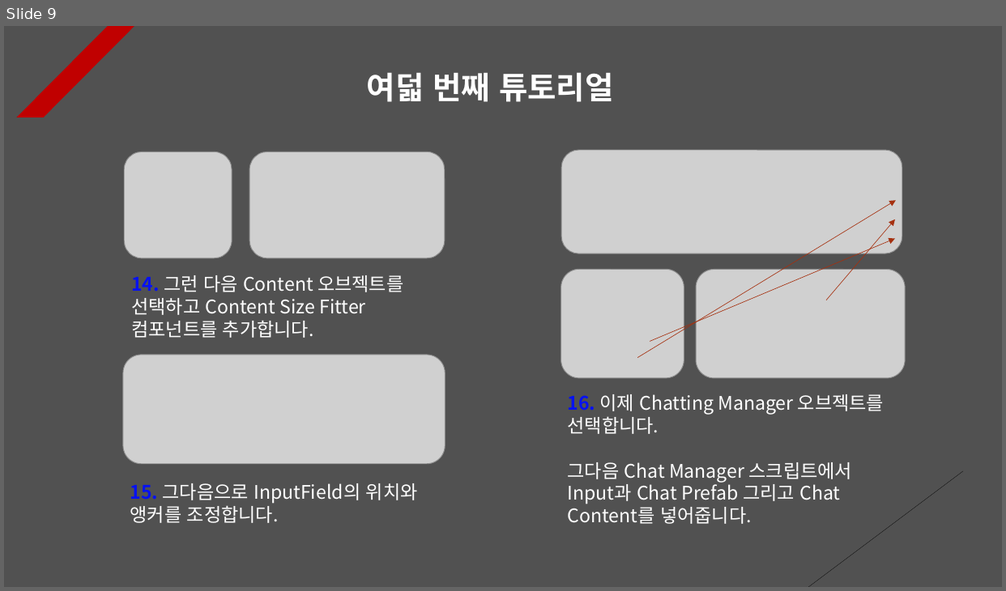
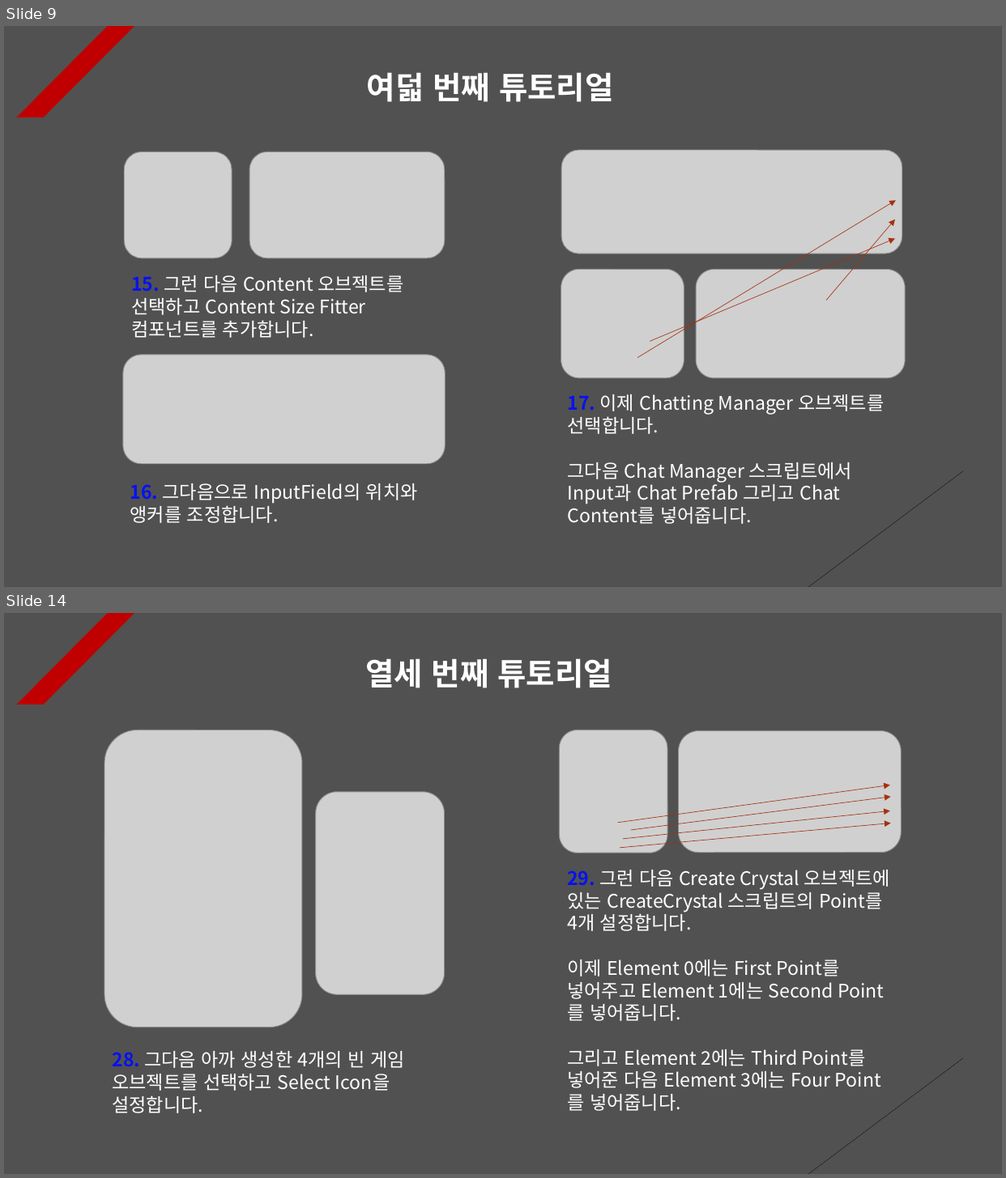
Before and after one commit to Unity2033/3D-UnityEngine, a slide deck: Assets/Class/Photon Server/PPT Data/Photon RPC.pptx. Shown one above the other, each under a label of ours: slide 9 before the commit, slides 9 and 14 after it; the slides between them are not shown. The pictures are 1006x591 and 1006x1178 pixels, drawn with LibreOffice and Linux fonts; fonts in the diff are those of the drawing; grey boxes stand for pictures. Boxes give left, top, right and bottom in pixels: in the first picture for what was removed or moved away, otherwise in the second. Text is boxed around its words. In the diff, an @@ line names an element or a change of style, - is before the commit and + after.

Commit message:
Photon RPC Tutorial Renewal
- Set to receive the position of the
  crystal-generated object at
  random using the transform array

- Photon RPC material update

```diff
--- a/Assets/Class/Photon Server/PPT Data/Photon RPC.pptx
+++ b/Assets/Class/Photon Server/PPT Data/Photon RPC.pptx
@@ slide 14 added at (x1=4, y1=613, x2=1002, y2=1174), background #515151; not listed: 2 template elements that a slide beside it also shows @@
@@ text added at (x1=365, y1=658, x2=612, y2=688), 30 pt, text #FFFFFF, bold @@
+열세 번째 튜토리얼
@@ picture added at (x1=104, y1=730, x2=302, y2=1027) @@
@@ picture added at (x1=560, y1=730, x2=668, y2=853) @@
@@ picture added at (x1=679, y1=730, x2=901, y2=853) @@
@@ picture added at (x1=315, y1=792, x2=444, y2=995) @@
@@ arrow added from (618, 823) to (890, 786), #A5300F 0.5 pt dashed @@
@@ arrow added from (631, 830) to (891, 796), #A5300F 0.5 pt dashed @@
@@ arrow added from (620, 848) to (891, 824), #A5300F 0.5 pt dashed @@
@@ arrow added from (622, 839) to (890, 811), #A5300F 0.5 pt dashed @@
@@ text added at (x1=567, y1=870, x2=890, y2=1111), 18 pt, text #FFFFFF @@
+29. 그런 다음 Create Crystal 오브젝트에 있는 CreateCrystal 스크립트의 Point를 4개 설정합니다.
+이제 Element 0에는 First Point를 넣어주고 Element 1에는 Second Point를 넣어줍니다.
+그리고 Element 2에는 Third Point를 넣어준 다음 Element 3에는 Four Point를 넣어줍니다.
@@ text added at (x1=112, y1=1051, x2=405, y2=1114), 18 pt, text #FFFFFF @@
+28. 그다음 아까 생성한 4개의 빈 게임 오브젝트를 선택하고 Select Icon을 설정합니다.
@@ slide 9 changed as well @@
@@ text at (x1=131, y1=275, x2=403, y2=338): text changed @@
-14. 그런 다음 Content 오브젝트를 선택하고 Content Size Fitter 컴포넌트를 추가합니다.
+15. 그런 다음 Content 오브젝트를 선택하고 Content Size Fitter 컴포넌트를 추가합니다.
@@ text at (x1=568, y1=395, x2=884, y2=434): text changed @@
-16. 이제 Chatting Manager 오브젝트를 선택합니다.
+17. 이제 Chatting Manager 오브젝트를 선택합니다.
@@ text at (x1=130, y1=484, x2=418, y2=523): text changed @@
-15. 그다음으로 InputField의 위치와 앵커를 조정합니다.
+16. 그다음으로 InputField의 위치와 앵커를 조정합니다.
```
Also in this commit, not shown: 7 other slides changed, 6 other slides added, 8 other files.
